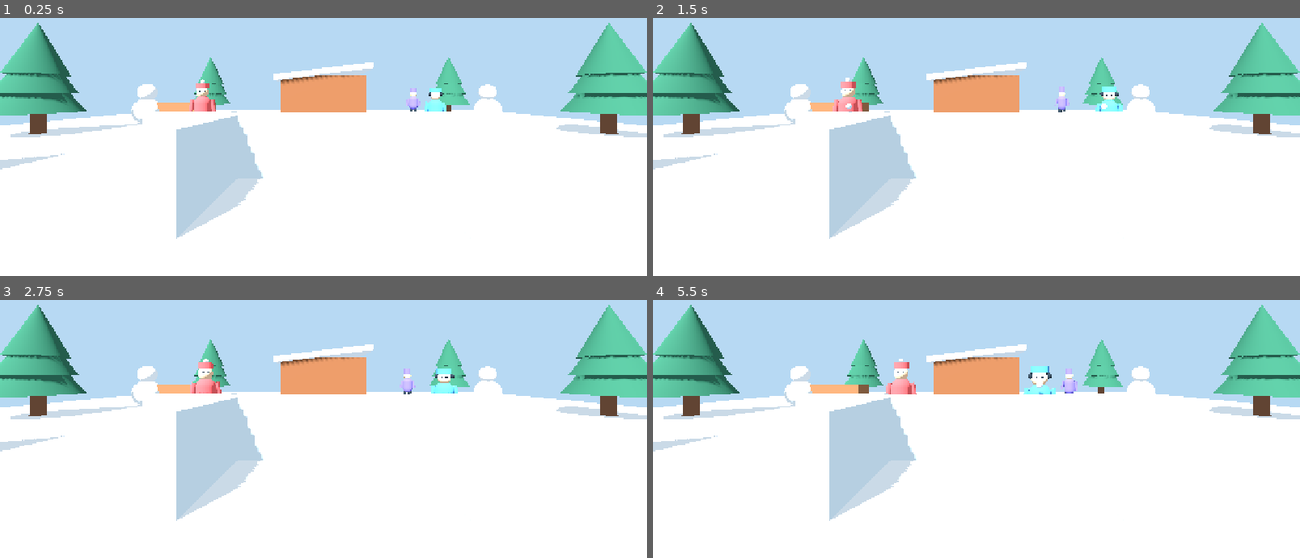
Above: before the commit, frames 1-4 (two rows, left to right).
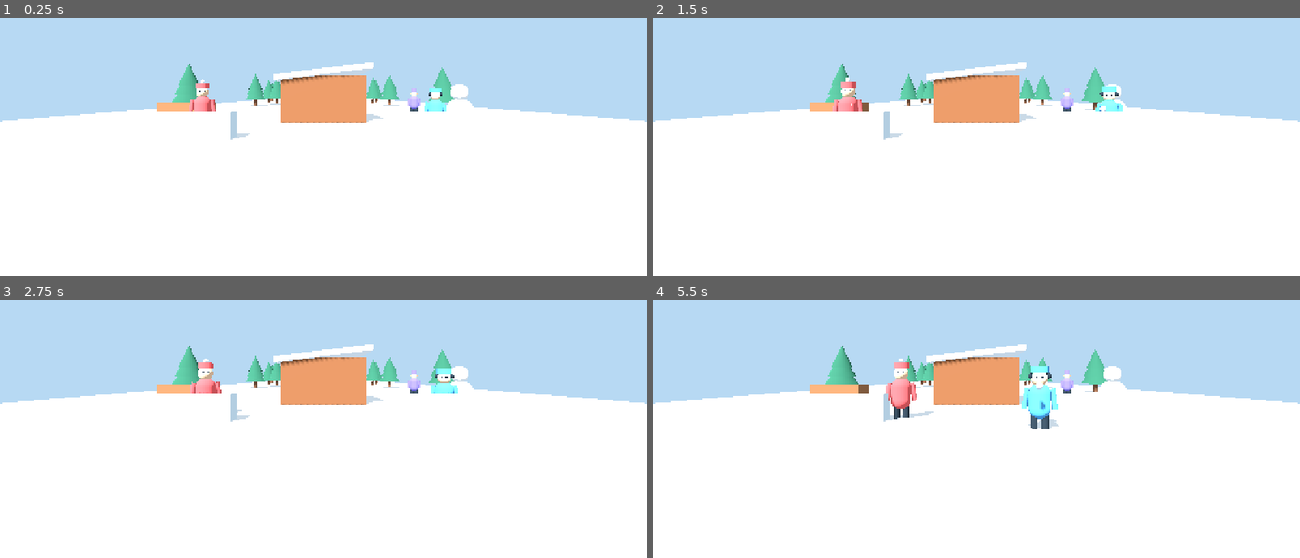
Above: after the commit, the same moments.

Repository: janintibo-art/bataille-neige-vr
Game: Godot game, scene res://scenes/main.tscn
Two runs of this game, one before a commit and one after it. Both use one fixed random seed, a clock stepped at 60 frames per second and the inputs below.
Inputs:
- Up to frame 1 (0.25 s): no input
- Up to frame 2 (1.5 s): no input
- Up to frame 3 (2.75 s): no input
- Up to frame 4 (5.5 s): no input

The runs differ from the first frame. In frame 1, 15% of the frame differs, in the area x 0-100%, y 1-86%; in frame 2, 15%; in frame 3, 15%; in frame 4, 16%.

Commit message:
v10 ajout carte cinq zones et progression

Diff:
--- a/scripts/enemy.gd
+++ b/scripts/enemy.gd
@@ -21,8 +21,10 @@
 var preferred_distance := 5.5
 var snowball_speed := 8.0
 var base_scale := 1.0
+var activation_distance := 18.0
 var body_material: StandardMaterial3D
 var defeated_once := false
+var activated := false
 
 var knockback_timer := 0.0
 var knockback_velocity := Vector3.ZERO
@@ -34,6 +36,7 @@
     display_name = String(profile.get("display_name", "Adversaire"))
     look_id = int(profile.get("look", 0))
     main_color = profile.get("color", Color("ef5d60"))
+    activation_distance = float(profile.get("activation_distance", 18.0))
     strafe_phase = float(index) * 1.8
 
     set_meta("team", "enemy")
@@ -164,6 +167,18 @@
     if target == null or defeated_once:
         return
 
+    var to_player := target.global_position - global_position
+    to_player.y = 0.0
+    var distance := to_player.length()
+
+    if not activated:
+        velocity = Vector3.ZERO
+        if distance > activation_distance:
+            return
+        activated = true
+        throw_timer = 0.8 + float(enemy_index % 4) * 0.18
+        print("%s entre dans la bataille !" % display_name)
+
     if knockback_timer > 0.0:
         knockback_timer -= delta
         velocity = knockback_velocity
@@ -173,10 +188,6 @@
 
     throw_timer -= delta
     strafe_phase += delta * phase_speed * (0.85 + enemy_index * 0.01)
-
-    var to_player := target.global_position - global_position
-    to_player.y = 0.0
-    var distance := to_player.length()
 
     if distance > preferred_distance:
         var approach := to_player.normalized()
@@ -214,6 +225,7 @@
         return
 
     hit_points -= amount
+    activated = true
 
     if impulse.length() > 0.1:
         knockback_timer = 0.34
--- a/scripts/main.gd
+++ b/scripts/main.gd
@@ -11,11 +11,23 @@
 var enemy_serial := 0
 var wave_transition := false
 
+var objective_beacon: Node3D
+var objective_target := Vector3.ZERO
+var objective_active := false
+
 func _ready() -> void:
     _init_xr()
     _build_environment()
     _build_player()
+    _build_objective_beacon()
     _start_wave(1)
+
+func _process(_delta: float) -> void:
+    if not objective_active or objective_beacon == null or player_origin == null:
+        return
+    if player_origin.global_position.distance_to(objective_target) < 7.0:
+        objective_beacon.visible = false
+        objective_active = false
 
 func _init_xr() -> void:
     var xr_interface := XRServer.find_interface("OpenXR")
@@ -42,27 +54,71 @@
     sun.shadow_enabled = true
     add_child(sun)
 
-    _add_box_static("Sol", Vector3(34.0, 0.4, 34.0), Vector3(0.0, -0.2, 0.0), Color("f4fbff"))
-
-    _add_box_static("Cabane", Vector3(5.0, 2.8, 4.0), Vector3(0.0, 1.4, -8.0), Color("8d5a3a"))
-    _add_box_static("ToitCabane", Vector3(5.8, 0.35, 4.8), Vector3(0.0, 3.0, -8.0), Color("edf7ff"), Vector3(0.0, 0.0, 7.0))
-
-    _add_box_static("MuretG", Vector3(3.2, 1.0, 0.7), Vector3(-5.0, 0.5, -1.0), Color("d9eef8"))
-    _add_box_static("MuretD", Vector3(3.2, 1.0, 0.7), Vector3(5.0, 0.5, -1.0), Color("d9eef8"))
-    _add_box_static("TasBois", Vector3(2.8, 1.2, 1.2), Vector3(-8.0, 0.6, -6.0), Color("9a6946"))
-    _add_box_static("BancNeige", Vector3(3.0, 0.75, 0.8), Vector3(8.0, 0.38, 5.0), Color("e2f2f9"))
-
-    _add_snow_fort()
-    _add_snowman_cover("BonhommeG", Vector3(-10.0, 0.0, -5.5))
-    _add_snowman_cover("BonhommeD", Vector3(10.0, 0.0, -6.5))
-
-    var tree_positions := [
-        Vector3(-9, 0, 5), Vector3(-12, 0, -2), Vector3(-9, 0, -11),
-        Vector3(9, 0, 6), Vector3(12, 0, -2), Vector3(10, 0, -11),
-        Vector3(-4, 0, 11), Vector3(5, 0, 12)
+    _add_box_static("SolPrincipal", Vector3(40.0, 0.4, 180.0), Vector3(0.0, -0.2, -65.0), Color("f4fbff"))
+
+    _build_village()
+    _build_forest()
+    _build_frozen_river()
+    _build_sawmill()
+    _build_raoul_fort()
+    _build_route_trees()
+
+func _build_village() -> void:
+    _add_box_static("CabaneVillage", Vector3(5.0, 2.8, 4.0), Vector3(0.0, 1.4, -8.0), Color("8d5a3a"))
+    _add_box_static("ToitVillage", Vector3(5.8, 0.35, 4.8), Vector3(0.0, 3.0, -8.0), Color("edf7ff"), Vector3(0.0, 0.0, 7.0))
+    _add_box_static("MuretVillageG", Vector3(3.2, 1.0, 0.7), Vector3(-5.0, 0.5, -1.0), Color("d9eef8"))
+    _add_box_static("MuretVillageD", Vector3(3.2, 1.0, 0.7), Vector3(5.0, 0.5, -1.0), Color("d9eef8"))
+    _add_box_static("TasBoisVillage", Vector3(2.8, 1.2, 1.2), Vector3(-8.0, 0.6, -6.0), Color("9a6946"))
+    _add_snowman_cover("BonhommeVillage", Vector3(8.0, 0.0, -6.0))
+
+func _build_forest() -> void:
+    _add_box_static("TroncCoucheForet", Vector3(4.0, 0.7, 0.8), Vector3(-5.0, 0.35, -35.0), Color("76503a"), Vector3(0, 18, 0))
+    _add_box_static("RocherForet", Vector3(2.0, 1.3, 1.8), Vector3(6.0, 0.65, -37.0), Color("b8c7cf"))
+    _add_snowman_cover("BonhommeForet", Vector3(0.0, 0.0, -43.0))
+
+    var forest_trees: Array[Vector3] = [
+        Vector3(-10, 0, -27), Vector3(10, 0, -28),
+        Vector3(-8, 0, -33), Vector3(9, 0, -35),
+        Vector3(-11, 0, -40), Vector3(11, 0, -42),
+        Vector3(-7, 0, -46), Vector3(8, 0, -48)
     ]
-    for i in tree_positions.size():
-        _add_tree("Sapin_%02d" % i, tree_positions[i])
+    for i in forest_trees.size():
+        _add_tree("ForetSapin_%02d" % i, forest_trees[i])
+
+func _build_frozen_river() -> void:
+    _add_box_visual("GlaceRiviere", Vector3(18.0, 0.05, 17.0), Vector3(0.0, 0.03, -65.0), Color("b9e4f4"))
+    _add_box_static("BergeG", Vector3(3.0, 1.0, 1.0), Vector3(-7.0, 0.5, -61.0), Color("d9eef8"))
+    _add_box_static("BergeD", Vector3(3.0, 1.0, 1.0), Vector3(7.0, 0.5, -69.0), Color("d9eef8"))
+    _add_box_static("BarqueGelee", Vector3(2.8, 0.6, 1.2), Vector3(-4.0, 0.3, -68.0), Color("8f6548"), Vector3(0, 24, 0))
+    _add_snowman_cover("BonhommeRiviere", Vector3(6.0, 0.0, -60.0))
+
+func _build_sawmill() -> void:
+    _add_box_static("Scierie", Vector3(7.0, 3.2, 5.0), Vector3(-5.5, 1.6, -98.0), Color("80583d"))
+    _add_box_static("ToitScierie", Vector3(7.8, 0.4, 5.8), Vector3(-5.5, 3.4, -98.0), Color("e6f3f8"), Vector3(0, 0, 6))
+    _add_box_static("PileBois1", Vector3(3.6, 1.4, 1.2), Vector3(5.5, 0.7, -92.0), Color("9a6946"))
+    _add_box_static("PileBois2", Vector3(3.0, 1.1, 1.0), Vector3(6.5, 0.55, -101.0), Color("8a5d40"))
+    _add_box_static("CaisseScierie", Vector3(1.6, 1.5, 1.6), Vector3(1.0, 0.75, -96.0), Color("a6734d"))
+
+func _build_raoul_fort() -> void:
+    var snow := Color("dceff8")
+    _add_box_static("FortFond", Vector3(12.0, 2.1, 0.8), Vector3(0.0, 1.05, -143.0), snow)
+    _add_box_static("FortGauche", Vector3(0.8, 2.1, 12.0), Vector3(-6.0, 1.05, -137.0), snow)
+    _add_box_static("FortDroite", Vector3(0.8, 2.1, 12.0), Vector3(6.0, 1.05, -137.0), snow)
+    _add_box_static("FortMuretG", Vector3(4.0, 1.25, 0.8), Vector3(-4.0, 0.62, -126.0), snow)
+    _add_box_static("FortMuretD", Vector3(4.0, 1.25, 0.8), Vector3(4.0, 0.62, -126.0), snow)
+    _add_snowman_cover("GardeNeigeG", Vector3(-4.5, 0.0, -134.0))
+    _add_snowman_cover("GardeNeigeD", Vector3(4.5, 0.0, -134.0))
+
+func _build_route_trees() -> void:
+    var route_trees: Array[Vector3] = [
+        Vector3(-12, 0, 8), Vector3(12, 0, 7),
+        Vector3(-13, 0, -15), Vector3(13, 0, -18),
+        Vector3(-13, 0, -52), Vector3(13, 0, -50),
+        Vector3(-12, 0, -78), Vector3(12, 0, -80),
+        Vector3(-13, 0, -110), Vector3(13, 0, -111)
+    ]
+    for i in route_trees.size():
+        _add_tree("RouteSapin_%02d" % i, route_trees[i])
 
 func _build_player() -> void:
     player_origin = XROrigin3D.new()
@@ -80,7 +136,6 @@
     var right := _make_controller("RightHand", &"right_hand")
     player_origin.add_child(left)
     player_origin.add_child(right)
-
     player_origin.call_deferred("setup", camera, left, right)
 
     if not get_viewport().use_xr:
@@ -101,18 +156,61 @@
     controller.add_child(hand)
     return controller
 
+func _build_objective_beacon() -> void:
+    objective_beacon = Node3D.new()
+    objective_beacon.name = "RepereObjectif"
+    add_child(objective_beacon)
+
+    var pole := MeshInstance3D.new()
+    var pole_mesh := CylinderMesh.new()
+    pole_mesh.top_radius = 0.05
+    pole_mesh.bottom_radius = 0.05
+    pole_mesh.height = 2.8
+    pole.mesh = pole_mesh
+    pole.position.y = 1.4
+    pole.material_override = _material(Color("f2a64b"))
+    objective_beacon.add_child(pole)
+
+    var orb := MeshInstance3D.new()
+    var orb_mesh := SphereMesh.new()
+    orb_mesh.radius = 0.28
+    orb_mesh.height = 0.56
+    orb.mesh = orb_mesh
+    orb.position.y = 3.0
+
+    var glow := StandardMaterial3D.new()
+    glow.albedo_color = Color("ffd27a")
+    glow.emission_enabled = true
+    glow.emission = Color("ffbd52")
+    glow.emission_energy_multiplier = 2.2
+    orb.material_override = glow
+    objective_beacon.add_child(orb)
+
+func _set_objective(pos: Vector3) -> void:
+    objective_target = pos
+    objective_beacon.position = pos
+    objective_beacon.visible = true
+    objective_active = true
+
 func _start_wave(wave_number: int) -> void:
     current_wave = wave_number
     wave_transition = false
+
     var data := ROSTER.get_wave(wave_number)
     living_enemies = data.size()
-
     if living_enemies == 0:
         return
 
-    print("=== VAGUE %d/%d ===" % [current_wave, ROSTER.wave_count()])
+    var checkpoint: Vector3 = ROSTER.get_checkpoint(wave_number)
+    if player_origin.has_method("set_checkpoint"):
+        player_origin.call("set_checkpoint", checkpoint)
+
+    _set_objective(checkpoint)
+
+    print("=== VAGUE %d/%d : %s ===" % [current_wave, ROSTER.wave_count(), ROSTER.get_zone_name(current_wave)])
+
     for entry in data:
-        print(" - %s" % entry["display_name"])
+        print(" - %s" % String(entry["display_name"]))
 
         var enemy := CharacterBody3D.new()
         enemy_serial += 1
@@ -136,18 +234,14 @@
 
     wave_transition = true
     if current_wave >= ROSTER.wave_count():
+        objective_beacon.visible = false
+        objective_active = false
         print("ZONE SECURISEE ! Les 20 adversaires sont battus.")
         return
 
-    print("Vague terminee. Prochaine vague dans 2 secondes.")
-    await get_tree().create_timer(2.0).timeout
+    print("Zone nettoyee. Avancez vers la prochaine zone.")
+    await get_tree().create_timer(1.5).timeout
     _start_wave(current_wave + 1)
-
-func _add_snow_fort() -> void:
-    var snow := Color("dceff8")
-    _add_box_static("FortCentre", Vector3(4.6, 1.25, 0.65), Vector3(0.0, 0.62, 3.0), snow)
-    _add_box_static("FortGauche", Vector3(0.65, 1.25, 2.6), Vector3(-2.0, 0.62, 4.0), snow)
-    _add_box_static("FortDroite", Vector3(0.65, 1.25, 2.6), Vector3(2.0, 0.62, 4.0), snow)
 
 func _add_snowman_cover(node_name: String, pos: Vector3) -> void:
     var body := StaticBody3D.new()
@@ -212,6 +306,21 @@
     collision.shape = shape
     body.add_child(collision)
 
+func _add_box_visual(node_name: String, size: Vector3, pos: Vector3, color: Color) -> void:
+    var mesh_instance := MeshInstance3D.new()
+    mesh_instance.name = node_name
+    mesh_instance.position = pos
+
+    var box := BoxMesh.new()
+    box.size = size
+    mesh_instance.mesh = box
+
+    var mat := _material(color)
+    mat.metallic = 0.1
+    mat.roughness = 0.35
+    mesh_instance.material_override = mat
+    add_child(mesh_instance)
+
 func _add_tree(node_name: String, pos: Vector3) -> void:
     var root := StaticBody3D.new()
     root.name = node_name
--- a/scripts/player_vr.gd
+++ b/scripts/player_vr.gd
@@ -263,6 +263,10 @@
     _pulse(left_hand, 1.0, 0.12)
     _pulse(right_hand, 1.0, 0.12)
 
+func set_checkpoint(pos: Vector3) -> void:
+    spawn_position = pos
+    print("Nouveau point de reapparition : ", spawn_position)
+
 func take_hit(amount: int = 1, _impulse: Vector3 = Vector3.ZERO) -> void:
     if invulnerability > 0.0:
         return
--- a/scripts/roster.gd
+++ b/scripts/roster.gd
@@ -14,34 +14,64 @@
             ]
         2:
             return [
-                _enemy("Lea l'Esquive", Vector3(-10, 0, 2), "zigzag", Color("62c58a"), 4),
-                _enemy("Jojo la Doudoune", Vector3(10, 0, 1), "tank", Color("d66ad2"), 5),
-                _enemy("Dede les Poches", Vector3(-8, 0, -10), "rapid", Color("de7f4f"), 6),
-                _enemy("Nono Ninja", Vector3(8, 0, -11), "runner", Color("427d62"), 7)
+                _enemy("Lea l'Esquive", Vector3(-8, 0, -31), "zigzag", Color("62c58a"), 4),
+                _enemy("Jojo la Doudoune", Vector3(8, 0, -33), "tank", Color("d66ad2"), 5),
+                _enemy("Dede les Poches", Vector3(-5, 0, -40), "rapid", Color("de7f4f"), 6),
+                _enemy("Nono Ninja", Vector3(6, 0, -42), "runner", Color("427d62"), 7)
             ]
         3:
             return [
-                _enemy("Ginette du Balcon", Vector3(-11, 0, -10), "sniper", Color("748fe5"), 1),
-                _enemy("Titou la Pelle", Vector3(10, 0, -6), "standard", Color("e86658"), 5),
-                _enemy("Lucette la Moufle", Vector3(-7, 0, 1), "tank", Color("ba6bd1"), 0),
-                _enemy("Pierrot de Travers", Vector3(7, 0, 2), "zigzag", Color("54bfc3"), 3)
+                _enemy("Ginette du Balcon", Vector3(-8, 0, -61), "sniper", Color("748fe5"), 1),
+                _enemy("Titou la Pelle", Vector3(8, 0, -62), "standard", Color("e86658"), 5),
+                _enemy("Lucette la Moufle", Vector3(-5, 0, -70), "tank", Color("ba6bd1"), 0),
+                _enemy("Pierrot de Travers", Vector3(6, 0, -71), "zigzag", Color("54bfc3"), 3)
             ]
         4:
             return [
-                _enemy("Momo le Tricheur", Vector3(-9, 0, -5), "rapid", Color("e95b83"), 7),
-                _enemy("Gerard le Bucheron", Vector3(9, 0, -5), "tank", Color("9a6b48"), 4),
-                _enemy("Fifi Flocon", Vector3(-11, 0, 5), "runner", Color("57bce6"), 0),
-                _enemy("Josiane Camouflage", Vector3(10, 0, -12), "sniper", Color("6a946d"), 2)
+                _enemy("Momo le Tricheur", Vector3(-8, 0, -92), "rapid", Color("e95b83"), 7),
+                _enemy("Gerard le Bucheron", Vector3(8, 0, -93), "tank", Color("9a6b48"), 4),
+                _enemy("Fifi Flocon", Vector3(-6, 0, -102), "runner", Color("57bce6"), 0),
+                _enemy("Josiane Camouflage", Vector3(7, 0, -103), "sniper", Color("6a946d"), 2)
             ]
         5:
             return [
-                _enemy("Maurice Bonhomme", Vector3(-10, 0, 4), "standard", Color("5faed6"), 6),
-                _enemy("Gaston Glacon", Vector3(10, 0, 4), "rapid", Color("72cbd7"), 2),
-                _enemy("Robert Couvercle", Vector3(-8, 0, -11), "tank", Color("7f8795"), 5),
-                _enemy("Raoul le Chef", Vector3(0, 0, -14), "boss", Color("d64e4e"), 3)
+                _enemy("Maurice Bonhomme", Vector3(-8, 0, -123), "standard", Color("5faed6"), 6),
+                _enemy("Gaston Glacon", Vector3(8, 0, -123), "rapid", Color("72cbd7"), 2),
+                _enemy("Robert Couvercle", Vector3(-6, 0, -133), "tank", Color("7f8795"), 5),
+                _enemy("Raoul le Chef", Vector3(2, 0, -138), "boss", Color("d64e4e"), 3)
             ]
         _:
             return []
+
+static func get_checkpoint(wave_number: int) -> Vector3:
+    match wave_number:
+        1:
+            return Vector3(0, 0, 8)
+        2:
+            return Vector3(0, 0, -23)
+        3:
+            return Vector3(0, 0, -53)
+        4:
+            return Vector3(0, 0, -84)
+        5:
+            return Vector3(0, 0, -115)
+        _:
+            return Vector3.ZERO
+
+static func get_zone_name(wave_number: int) -> String:
+    match wave_number:
+        1:
+            return "Village des Flocons"
+        2:
+            return "Foret des Sapins Tordus"
+        3:
+            return "Riviere Gelee"
+        4:
+            return "Vieille Scierie"
+        5:
+            return "Fort de Raoul"
+        _:
+            return "Neige"
 
 static func _enemy(display_name: String, pos: Vector3, kind: String, color: Color, look: int) -> Dictionary:
     return {
@@ -49,5 +79,6 @@
         "position": pos,
         "kind": kind,
         "color": color,
-        "look": look
+        "look": look,
+        "activation_distance": 18.0
     }
Not shown, changed: README.md
Not shown, changed: VERSION
